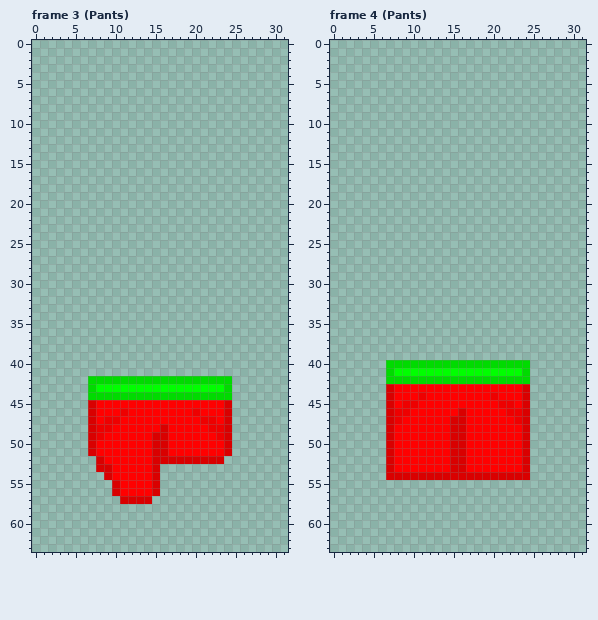
Edited in one commit: pixel-art file (Assets/Resources/Clothes/Legs Front.aseprite). Above, as it was before the edit.
32x64 pixels, 4 frames. Shown: frame 3 (Pants), frame 4 (Pants). The commit also changed other frames, which this record leaves out.
And afterwards:
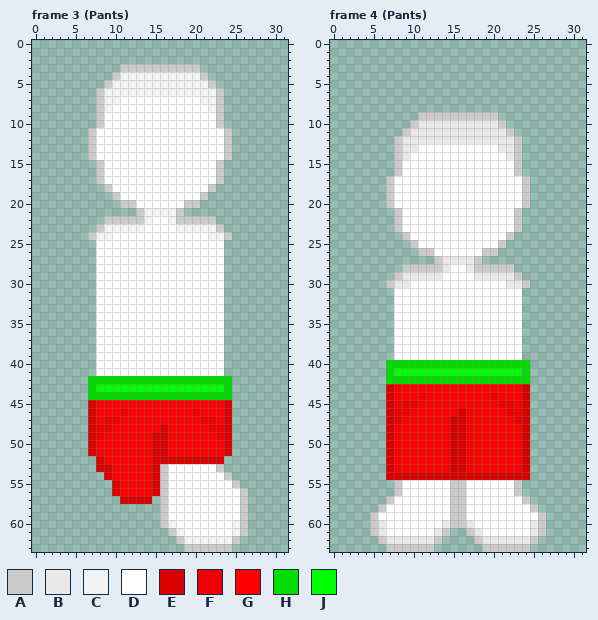
Palette (. is transparent): A #cbcbcb  B #e9e9e9  C #f2f2f2  D #ffffff  E #d90000  F #ee0000  G #ff0000  H #00db00  J #00ff00
Change:
layer "Layer 1" now shown
Frame 3 (Pants), layer "Layer 1":
y 3: x 11..20 .......... -> AAAAAAAAAA
y 4: x 10..21 ............ -> ACCCCCCCCCCA
y 5: x 9..22 .............. -> ACCCCCCCCCCCCA
y 6: x 8..23 ................ -> ACCCCCCCCCCCCCCA
y 7: x 8..23 ................ -> ACCDDDDDDDDDDCCA
y 8: x 8..23 ................ -> ACDDDDDDDDDDDDCA
y 9..10: x 8..23 ................ -> ADDDDDDDDDDDDDDA
y 11..14: x 7..24 .................. -> ADDDDDDDDDDDDDDDDA
y 15..17: x 8..23 ................ -> ADDDDDDDDDDDDDDA
y 18: x 9..22 .............. -> ADDDDDDDDDDDDA
y 19: x 10..21 ............ -> ADDDDDDDDDDA
y 20: x 11..20 .......... -> AADDDDDDAA
y 21: x 13..18 ...... -> ACCCCA
y 22: x 9..22 .............. -> AAAAACDDCAAAAA
y 23: x 8..23 ................ -> ACCCCCDDDDCCCCCA
y 24: x 7..24 .................. -> ACCDDDDDDDDDDDDCCA
y 25..41: x 8..23 ................ -> DDDDDDDDDDDDDDDD
y 53: x 16..23 ........ -> ADDDDDDA
y 54: x 16..24 ......... -> ADDDDDDDA
y 55: x 16..25 .......... -> ADDDDDDDDA
y 56..59: x 16..26 ........... -> ADDDDDDDDDA
y 60: x 16..26 ........... -> ACDDDDDDDCA
y 61: x 17..26 .......... -> ACDDDDDDCA
y 62: x 18..25 ........ -> ACCCCCCA
y 63: x 19..24 ...... -> AAAAAA
Frame 4 (Pants), layer "Layer 1":
y 9: x 11..20 .......... -> AAAAAAAAAA
y 10: x 10..21 ............ -> ABBBBBBBBBBA
y 11: x 9..22 .............. -> ABBBBBBBBBBBBA
y 12: x 8..23 ................ -> ABBBBBBBBBBBBBBA
y 13: x 8..23 ................ -> ABBDDDDDDDDDDBBA
y 14: x 8..23 ................ -> ABDDDDDDDDDDDDBA
y 15..16: x 8..23 ................ -> ADDDDDDDDDDDDDDA
y 17..20: x 7..24 .................. -> ADDDDDDDDDDDDDDDDA
y 21..23: x 8..23 ................ -> ADDDDDDDDDDDDDDA
y 24: x 9..22 .............. -> ADDDDDDDDDDDDA
y 25: x 10..21 ............ -> ADDDDDDDDDDA
y 26: x 11..20 .......... -> AADDDDDDAA
y 27: x 13..18 ...... -> ABBBBA
y 28: x 9..22 .............. -> AAAAABDDBAAAAA
y 29: x 8..23 ................ -> ABBBBBDDDDBBBBBA
y 30: x 7..24 .................. -> ABBDDDDDDDDDDDDBBA
y 31..39: x 8..23 ................ -> DDDDDDDDDDDDDDDD
y 55..56: x 8..23 ................ -> ADDDDDDAADDDDDDA
y 57: x 7..24 .................. -> ADDDDDDDAADDDDDDDA
y 58: x 6..25 .................... -> ADDDDDDDDAADDDDDDDDA
y 59: x 5..26 ...................... -> ADDDDDDDDDAADDDDDDDDDA
y 60: x 5..26 ...................... -> ABDDDDDDDBAABDDDDDDDBA
y 61: x 5..14 .......... -> ABDDDDDDBA; x 17..26 .......... -> ABDDDDDDBA
y 62: x 6..13 ........ -> ABBBBBBA; x 18..25 ........ -> ABBBBBBA
y 63: x 7..12 ...... -> AAAAAA; x 19..24 ...... -> AAAAAA
